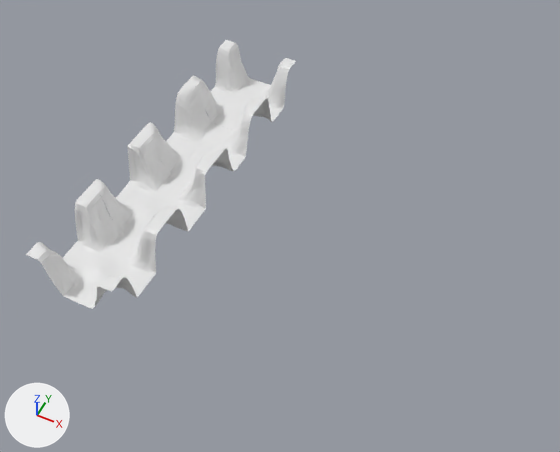
The Blender file Assets/Models/tiles.blend as it was, and as the next commit left it.
Rendered twice from a 50 mm lens placed at (18.0, -134.9, 127.1), pointed at (-32.8, -33.4, 0.2). Arrows for +X, +Y and +Z are at lower left; the lights stay in place.

The scene before the commit, as lines of its bpy script (objects in view):
```python
ob_corner01 = bpy.data.objects.new('Corner01', me_land4)
ob_corner01.location = (-20.0, 0.0, 0.0)
ob_corner01.scale = (10.0, 10.0, 10.0)
ob_corner02 = bpy.data.objects.new('Corner02', me_land4_001)
ob_corner02.location = (-20.0, -20.0, 0.0)
ob_corner02.scale = (10.0, 10.0, 10.0)
ob_corner03 = bpy.data.objects.new('Corner03', me_land4_002)
ob_corner03.location = (-20.0, -40.0, 0.0)
ob_corner03.scale = (10.0, 10.0, 10.0)
ob_str01 = bpy.data.objects.new('Str01', me_str01_003)
ob_str01.location = (0.0, 0.0, 0.0)
ob_str01.scale = (10.0, 10.0, 10.0)
ob_str02 = bpy.data.objects.new('Str02', me_str02)
ob_str02.location = (0.0, -20.0, 0.0)
ob_str02.scale = (10.0, 10.0, 10.0)
ob_str03 = bpy.data.objects.new('Str03', me_str03_001)
ob_str03.location = (0.0, -40.0, 0.0)
ob_str03.scale = (10.0, 10.0, 10.0)
ob_str04 = bpy.data.objects.new('Str04', me_str04)
ob_str04.location = (0.0, -60.0, 0.0)
ob_str04.scale = (10.0, 10.0, 10.0)
ob_xtile03 = bpy.data.objects.new('Xtile03', me_str03_002)
ob_xtile03.location = (-60.0, -40.0, 0.0)
ob_xtile03.scale = (10.0, 10.0, 10.0)
ob_xtile04 = bpy.data.objects.new('Xtile04', me_str04_001)
ob_xtile04.location = (-60.0, -60.0, 0.0)
ob_xtile04.scale = (10.0, 10.0, 10.0)
# also in view: 'Xtile02' at (-60.0, -20.0, 4.9); 'XTile01' at (-60.0, 0.0, 5.0)
```
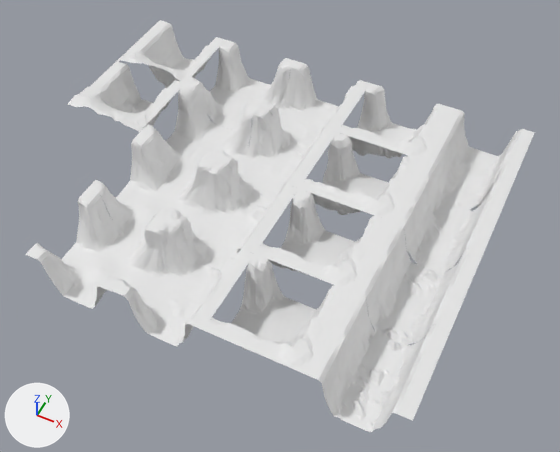
What differs and where, as boxes (x1, y1, x2, y2) in the pictures (560 x 452 px; the box of a moved part takes in the faces that stretch with it):
'Str04', shown
    after: (303, 291, 451, 432)
'Str03', shown
    after: (349, 220, 483, 345)
'Xtile04', reshaped
    before: (26, 189, 168, 309)
    after: (25, 189, 168, 309)
'Ttile04', shown
    after: (111, 220, 254, 347)
'Corner04', shown
    after: (203, 254, 349, 373)
'Str02', shown
    after: (388, 160, 511, 274)
'Ttile03', shown
    after: (168, 160, 298, 271)
'Corner03', shown
    after: (255, 189, 387, 290)
'Str01', shown
    after: (421, 107, 535, 210)
'Ttile02', shown
    after: (217, 107, 337, 209)
'Corner02', shown
    after: (299, 132, 421, 220)
'Ttile01', shown
    after: (259, 61, 370, 154)
'Corner01', shown
    after: (338, 83, 450, 159)
'Exit02', added
    after: (68, 61, 185, 132)
'Exit01', added
    after: (117, 20, 225, 88)
'Support', added
    after: (478, 131, 518, 207)
part 1 of me_str04_001, moved or reshaped
    before: (26, 191, 102, 280)
    after: (25, 191, 102, 280)
part 2 of me_str04_001, moved or reshaped
    both: (135, 218, 168, 273)
part 3 of me_str04_001, moved or reshaped
    before: (102, 277, 137, 297)
    after: (102, 278, 123, 294)

The change, as a diff of the scene's bpy script:
```diff
--- a/Assets/Models/tiles.blend.py
+++ b/Assets/Models/tiles.blend.py
@@ me_str04_001 @@
 # used by ob_xtile04; location = (-60.0, -60.0, 0.0); scale = (10.0, 10.0, 10.0)
-me_str04_001.from_pydata(...)  # 841 vertices, 784 faces; spans x -1.02..1.02, y -1.01..1.0, z -0.01..1.0
+me_str04_001.from_pydata(...)  # 841 vertices, 784 faces; spans x -1.02..1.02, y -1.02..1.0, z -0.01..1.01
+# me_str04_001 part 1: 156 of 841 vertices moved; they spanned x -1.02..-0.5, y -1.01..0.86, z -0.01..1.0 and now span x -1.02..-0.5, y -1.02..0.87, z -0.01..1.01; mean shift (0.0, -0.02, 0.01); largest move (-1.0, 0.5, 0.81) -> (-1.0, 0.64, 0.81)
+# me_str04_001 part 2: 46 of 841 vertices moved; they spanned x 0.52..1.0, y 0.38..0.93, z 0.12..1.0 and now span x 0.53..1.0, y 0.38..0.93, z 0.12..1.0; mean shift (0.01, 0.05, -0.01); largest move (0.55, 0.49, 0.52) -> (0.67, 0.61, 0.42)
+# me_str04_001 part 3: 41 of 841 vertices moved; they spanned x 0.61..1.02, y -0.88..-0.43, z 0.37..0.98 and now span x 0.61..1.02, y -0.89..-0.45, z 0.37..0.98; mean shift (0.0, -0.05, 0.0); largest move (1.01, -0.44, 0.51) -> (1.01, -0.59, 0.51)
@@ me_str01_005 @@
+me_str01_005.from_pydata(...)  # 841 vertices, 784 faces; spans x -1.0..1.0, y -1.03..1.0, z -0.01..1.16
@@ me_str02_002 @@
+me_str02_002.from_pydata(...)  # 841 vertices, 784 faces; spans x -1.0..1.01, y -1.01..1.0, z -0.01..1.18
@@ me_cube @@
+me_cube.from_pydata(...)  # a box spanning x -0.02..0.02, y -0.94..0.94, z -0.09..0.09
@@ ob_str01 @@
 ob_str01.scale = (10.0, 10.0, 10.0)
-ob_str01.hide_set(True)  # its collection is switched off
@@ ob_str02 @@
 ob_str02.scale = (10.0, 10.0, 10.0)
-ob_str02.hide_set(True)  # its collection is switched off
@@ ob_str03 @@
 ob_str03.scale = (10.0, 10.0, 10.0)
-ob_str03.hide_set(True)  # its collection is switched off
@@ ob_str04 @@
 ob_str04.scale = (10.0, 10.0, 10.0)
-ob_str04.hide_set(True)  # its collection is switched off
@@ ob_corner01 @@
 ob_corner01.scale = (10.0, 10.0, 10.0)
-ob_corner01.hide_set(True)  # its collection is switched off
@@ ob_corner02 @@
 ob_corner02.scale = (10.0, 10.0, 10.0)
-ob_corner02.hide_set(True)  # its collection is switched off
@@ ob_corner03 @@
 ob_corner03.scale = (10.0, 10.0, 10.0)
-ob_corner03.hide_set(True)  # its collection is switched off
@@ ob_corner04 @@
 ob_corner04.scale = (10.0, 10.0, 10.0)
-ob_corner04.hide_set(True)  # its collection is switched off
@@ ob_ttile01 @@
 ob_ttile01.scale = (10.0, 10.0, 10.0)
-ob_ttile01.hide_set(True)  # its collection is switched off
@@ ob_ttile02 @@
 ob_ttile02.scale = (10.0, 10.0, 10.0)
-ob_ttile02.hide_set(True)  # its collection is switched off
@@ ob_ttile03 @@
 ob_ttile03.scale = (10.0, 10.0, 10.0)
-ob_ttile03.hide_set(True)  # its collection is switched off
@@ ob_ttile04 @@
 ob_ttile04.scale = (10.0, 10.0, 10.0)
-ob_ttile04.hide_set(True)  # its collection is switched off
@@ ob_exit01 @@
+ob_exit01 = bpy.data.objects.new('Exit01', me_str01_005)
+ob_exit01.location = (-80.0, 0.0, 0.0)
+ob_exit01.scale = (10.0, 10.0, 10.0)
@@ ob_exit02 @@
+ob_exit02 = bpy.data.objects.new('Exit02', me_str02_002)
+ob_exit02.location = (-80.0, -20.0, 0.0)
+ob_exit02.scale = (10.0, 10.0, 10.0)
@@ ob_support @@
+ob_support = bpy.data.objects.new('Support', me_cube)
+ob_support.location = (4.7, 0.0, 2.2)
+ob_support.rotation_euler = (0.0, 0.215, 0.0)  # degrees (0, 12, 0)
+ob_support.scale = (10.0, 10.0, 10.0)
+_m = ob_support.modifiers.new('Array', 'ARRAY')
+_m.count = 4
+_m.relative_offset_displace = (0.0, 0.0, 1.15)
```
